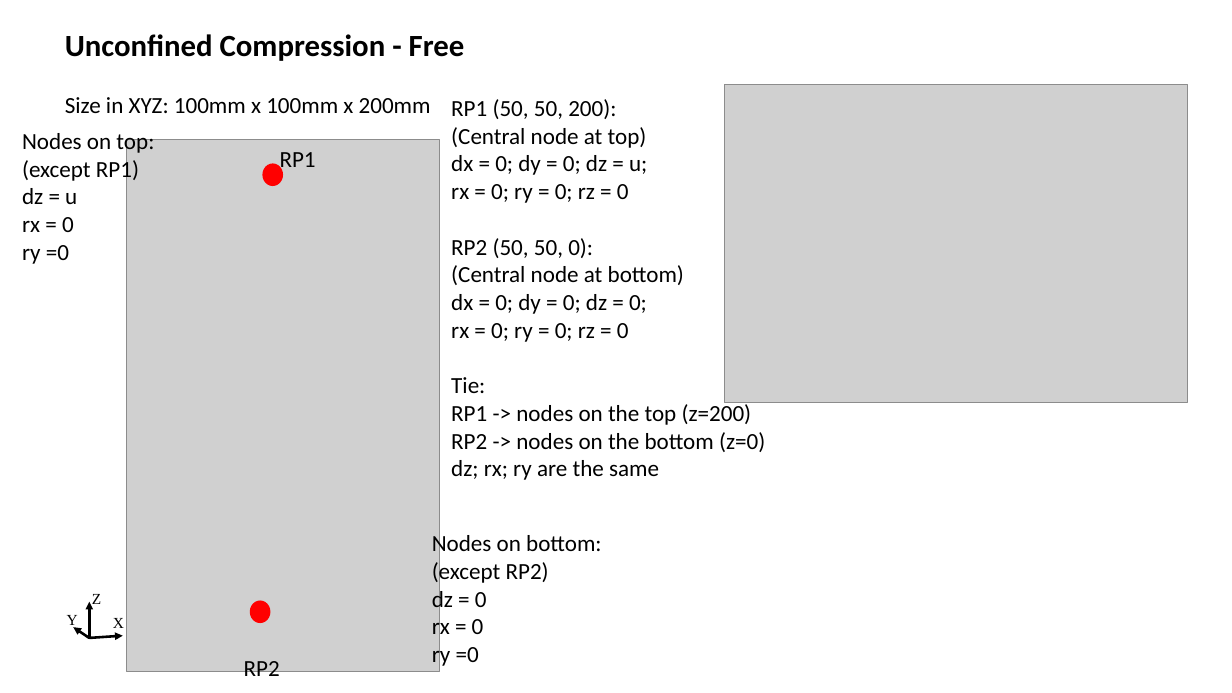
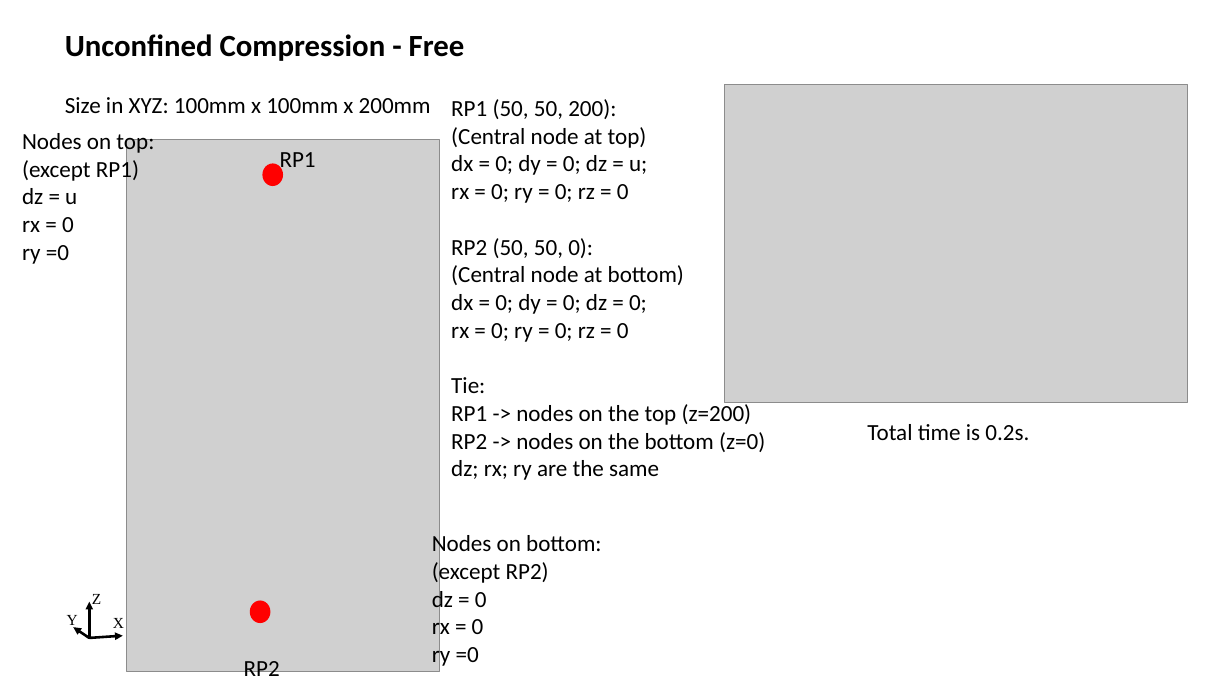
Before and after one commit to Concrete-Chrono-Development/concrete-calibration, a slide deck: slide 1 of Unconfined Compression calibration/UC test.pptx. Drawn at 1232x693 pixels with LibreOffice and Linux fonts; fonts in the diff are those of the drawing; grey boxes stand for pictures. Boxes give left, top, right and bottom in pixels: in the first picture for what was removed or moved away, otherwise in the second. Text is boxed around its words. In the diff, an @@ line names an element or a change of style, - is before the commit and + after.

```diff
--- a/Unconfined Compression calibration/UC test.pptx
+++ b/Unconfined Compression calibration/UC test.pptx
@@ text added at bbox=[867, 424, 1029, 440], 18 pt, text #000000 @@
+Total time is 0.2s.
```
Also in this commit, not shown: 1 other slide changed.
